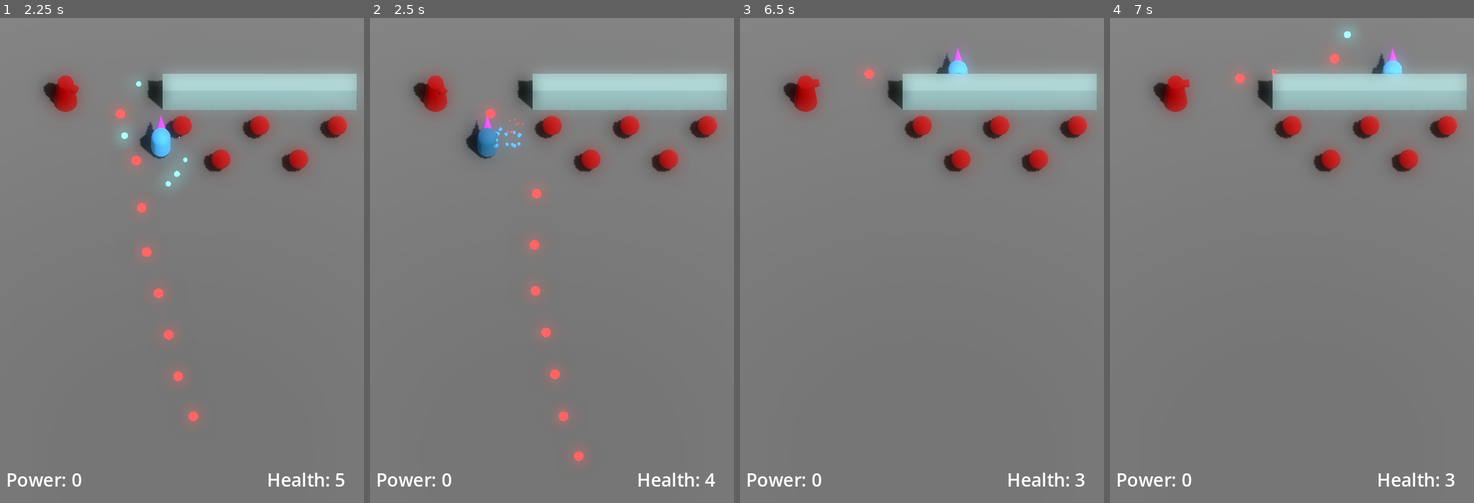
Above: before the commit, frames 1-4 (left to right).
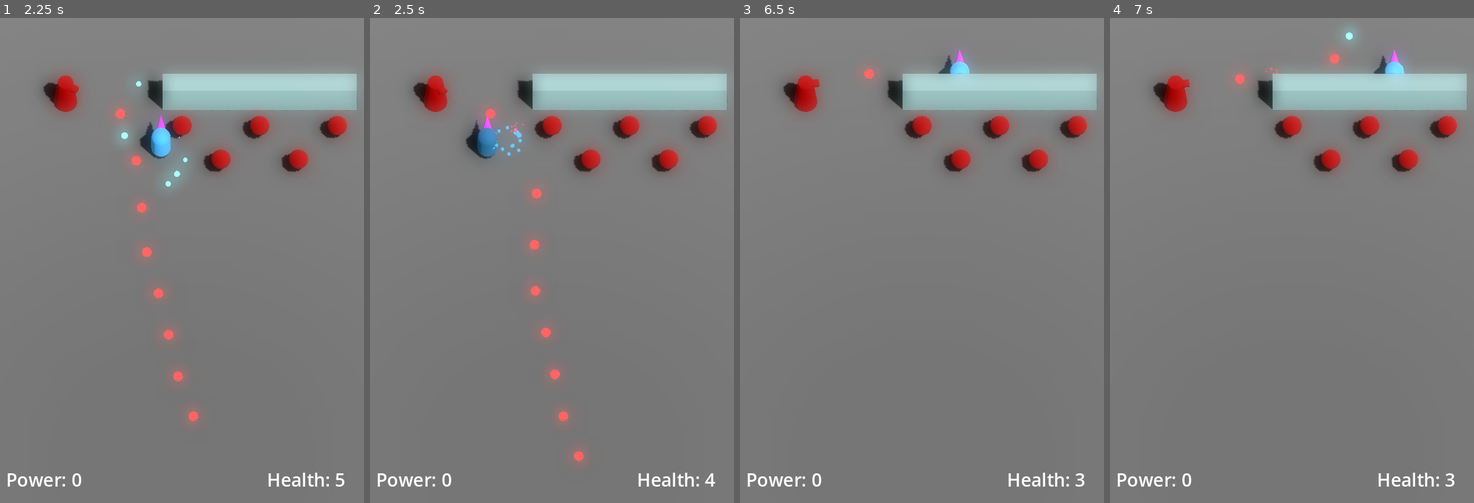
Above: after the commit, the same moments.

Repository: JackEvans24/bullet-absorb
Game: Godot game, scene res://scenes/main.tscn
Two runs of this game, one before a commit and one after it. Both use one fixed random seed, a clock stepped at 60 frames per second and the inputs below.
Inputs:
- Up to frame 1 (2.25 s): hold K (absorb) 0.53-1.28 s; hold Up (move_forward) 0.53-2.03 s; tap J (fire) at 1.35 s; hold Left (move_left) from 2.03 s (still down); hold K (absorb) from 2.03 s (still down)
- Up to frame 2 (2.5 s): keep holding Left (move_left); keep holding K (absorb)
- Up to frame 3 (6.5 s): release K (absorb) at 2.78 s; tap J (fire) at 2.85, 4.35, 5.85 s; release Left (move_left) at 3.53 s; hold Down (move_back) 3.53-4.28 s; hold K (absorb) 3.53-4.28 s; hold Right (move_right) 4.28-5.03 s; hold Up (move_forward) 5.03-5.78 s; hold K (absorb) 5.03-5.78 s; hold Right (move_right) from 5.78 s (still down)
- Up to frame 4 (7 s): keep holding Right (move_right); hold K (absorb) from 6.53 s (still down)

Frame 1 is identical in both runs. In frame 2, 0.1% of the frame differs, in the area x 33-43%, y 20-29%; in frame 3, 0.1%; in frame 4, 0.2%, in the area x 20-81%, y 2-19%.

Commit message:
fix: fix player collision fields

Diff:
--- a/models/player/player_external.tres
+++ b/models/player/player_external.tres
@@ -1,3 +1,5 @@
 [gd_resource type="CapsuleShape3D" format=3 uid="uid://b143a5k1xv5rx"]
 
 [resource]
+radius = 0.4
+height = 1.8
--- a/models/player/player_internal.tres
+++ b/models/player/player_internal.tres
@@ -1,5 +1,3 @@
 [gd_resource type="CapsuleShape3D" format=3 uid="uid://c4tuvev8wasc3"]
 
 [resource]
-radius = 0.51
-height = 2.02
